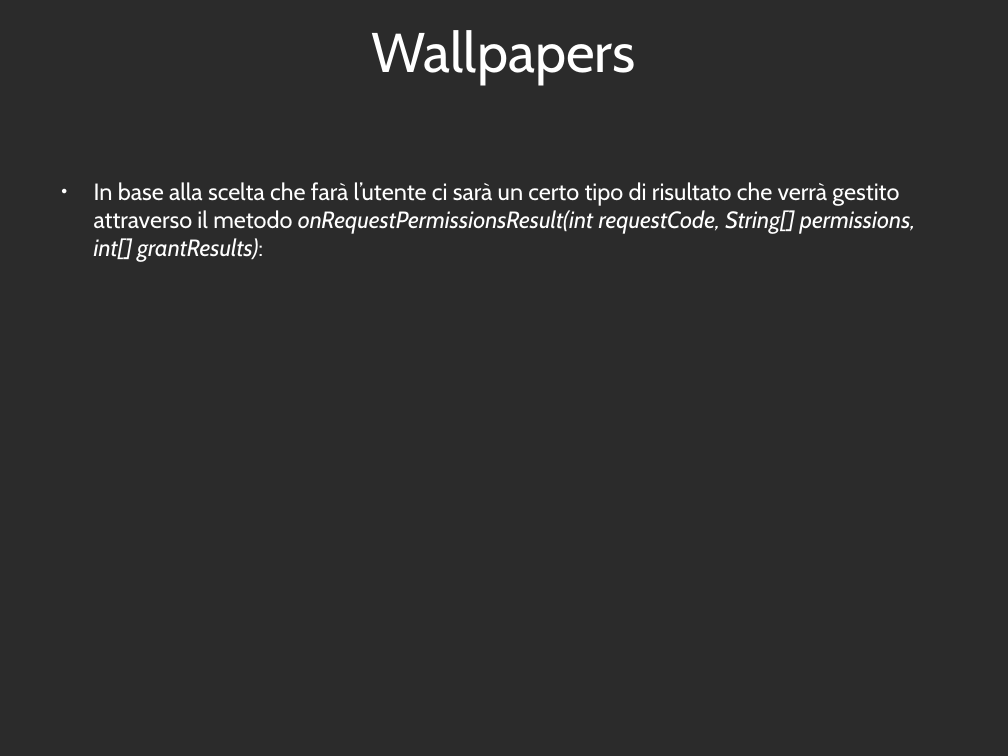
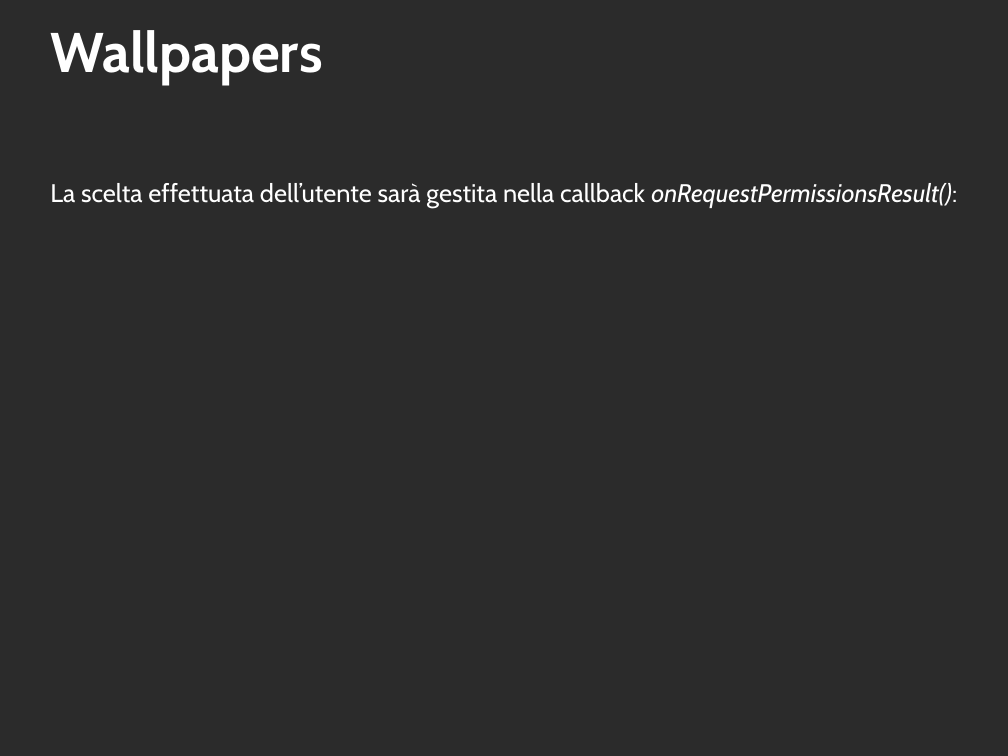
Before and after one commit to 0088024/Wallpaper_v4, a slide deck: slide 10 of ESONERO_WALLPAPERS_FPR-IOL2018.odp (slide 17 before the commit). Drawn at 1008x756 pixels with LibreOffice and Linux fonts; fonts in the diff are those of the drawing; grey boxes stand for pictures; background and template pictures are left out; a plain dark background stands for a picture behind light text. Boxes give left, top, right and bottom in pixels: in the first picture for what was removed or moved away, otherwise in the second. Text is boxed around its words. In the diff, an @@ line names an element or a change of style, - is before the commit and + after.

```diff
--- a/ESONERO_WALLPAPERS_FPR-IOL2018.odp
+++ b/ESONERO_WALLPAPERS_FPR-IOL2018.odp
@@ title "Wallpapers" at (50,30,322,85): bold on; alignment centre to left @@
@@ text at (50,183,957,208): text changed; size 18.5 to 20 pt @@
-● In base alla scelta che farà l’utente ci sarà un certo tipo di risultato che verrà gestito attraverso il metodo onRequestPermissionsResult(int requestCode, String[] permissions, int[] grantResults):
+La scelta effettuata dell’utente sarà gestita nella callback onRequestPermissionsResult():
```
Also in this commit, not shown: 4 other slides changed, 4 slides added, 5 slides removed.
